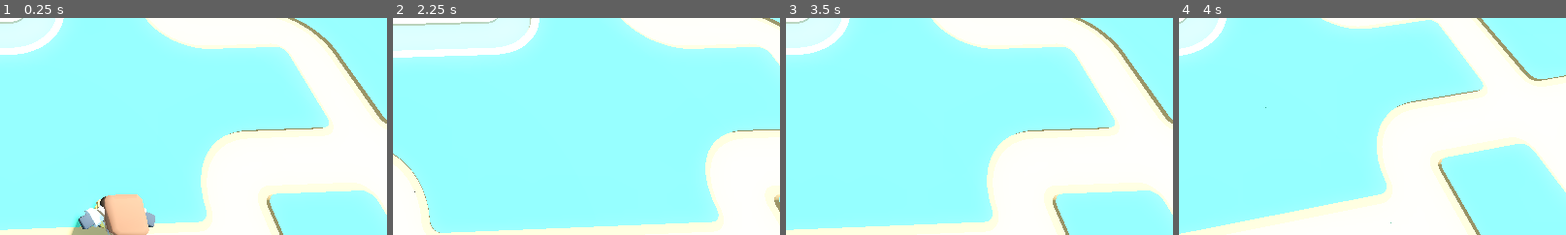
Above: before the commit, frames 1-4 (left to right).
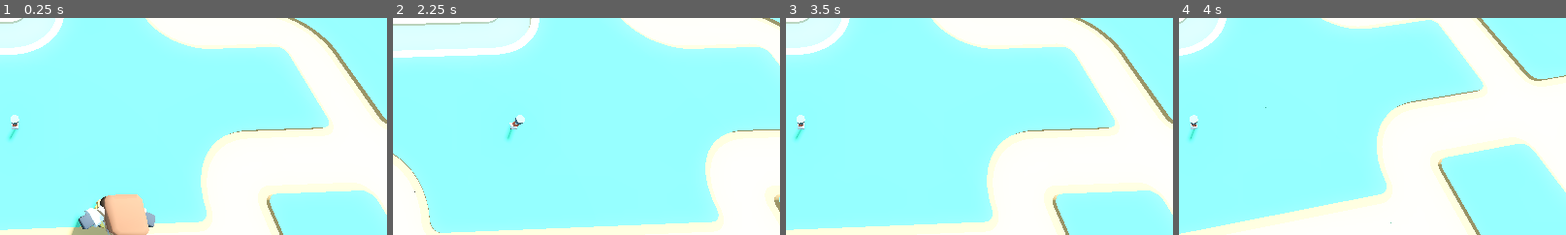
Above: after the commit, the same moments.

Repository: kevinzg/td
Game: Godot game, scene res://main.tscn
Same seed, same stepped clock (60 frames per second), same inputs: the game is played once before the commit and once after it.
Inputs (mouse positions are % of the whole screen's width and height, from its top left):
- Up to frame 1 (0.25 s): no input
- Up to frame 2 (2.25 s): tap Enter at 0.5 s; move the mouse to (72, 45) at 0.52 s; hold Right (player_right) 0.53-1.28 s; tap S (camera_back) at 0.6 s; move the mouse to (30, 55) at 1.27 s; hold Down (player_back) 1.28-2.03 s; tap W (camera_forward) at 1.35 s; tap Space at 2 s; move the mouse to (60, 28) at 2.02 s; hold Right (player_right) from 2.03 s (still down); tap A (camera_left) at 2.1 s
- Up to frame 3 (3.5 s): tap Enter at 2.75 s; move the mouse to (45, 70) at 2.77 s; release Right (player_right) at 2.78 s; hold Up (player_forward) from 2.78 s (still down); tap D (camera_right) at 2.85 s
- Up to frame 4 (4 s): tap Space at 3.5 s; move the mouse to (80, 65) at 3.52 s; release Up (player_forward) at 3.53 s; hold Left (player_left) from 3.53 s (still down); tap Q (camera_rotate_left) at 3.6 s
The pictures show only the part of the screen within x 48-98%, y 40-90%; the shares and areas given below are measured in that part.

The runs differ from the first frame. In frame 1, 0.2% of the frame differs, in the area x 2-6%, y 44-57%; in frame 2, 0.2%, in the area x 29-35%, y 44-57%; in frame 3, 0.2%; in frame 4, 0.2%.

Commit message:
feat: add flag scene

Diff:
--- /dev/null
+++ b/flag.tscn
@@ -0,0 +1,9 @@
+[gd_scene load_steps=2 format=3 uid="uid://co65o1g6rygp5"]
+
+[ext_resource type="ArrayMesh" uid="uid://debeclb8rkhwh" path="res://models/aid-cane-low-vision.obj" id="1_1q7jn"]
+
+[node name="Flag" type="Node3D"]
+
+[node name="Aid-cane-low-vision" type="MeshInstance3D" parent="."]
+transform = Transform3D(1, 0, 0, 0, 1, 0, 0, 0, 1, -0.00166607, 0.00636053, -0.00304949)
+mesh = ExtResource("1_1q7jn")
--- a/main.tscn
+++ b/main.tscn
@@ -1,9 +1,10 @@
-[gd_scene load_steps=14 format=3 uid="uid://cen5egsct6ham"]
+[gd_scene load_steps=15 format=3 uid="uid://cen5egsct6ham"]
 
 [ext_resource type="MeshLibrary" uid="uid://b0s4n5x2ra4f" path="res://mesh_libraries/tiles.tres" id="1_nhgmw"]
 [ext_resource type="PackedScene" uid="uid://ccva3rgw4pnky" path="res://player.tscn" id="2_15p47"]
 [ext_resource type="PackedScene" uid="uid://7cchr8ol1hkf" path="res://camera.tscn" id="3_4dbpm"]
 [ext_resource type="PackedScene" uid="uid://c8vam1rkha3wp" path="res://tower.tscn" id="4_p8mw1"]
+[ext_resource type="PackedScene" uid="uid://co65o1g6rygp5" path="res://flag.tscn" id="5_atg64"]
 
 [sub_resource type="ProceduralSkyMaterial" id="ProceduralSkyMaterial_81gwb"]
 sky_top_color = Color(0.479725, 0.770895, 0.927824, 1)
@@ -58,8 +59,9 @@
 }
 metadata/_editor_floor_ = Vector3(0, 0, 0)
 
-[node name="Player" parent="." instance=ExtResource("2_15p47")]
+[node name="Player" parent="." node_paths=PackedStringArray("destination") instance=ExtResource("2_15p47")]
 transform = Transform3D(1, 0, 0, 0, 1, 0, 0, 0, 1, 1, 0.568915, 1.04197)
+destination = NodePath("../Flag")
 
 [node name="Camera" parent="." instance=ExtResource("3_4dbpm")]
 transform = Transform3D(1, 0, 0, 0, 1, 0, 0, 0, 1, 0, 2, 0)
@@ -113,3 +115,6 @@
 
 [node name="Tower" parent="." instance=ExtResource("4_p8mw1")]
 transform = Transform3D(1, 0, 0, 0, 1, 0, 0, 0, 1, 4.5, 0.3, 2.5)
+
+[node name="Flag" parent="." instance=ExtResource("5_atg64")]
+transform = Transform3D(1, 0, 0, 0, 1, 0, 0, 0, 1, 0, 0.35, 0)
